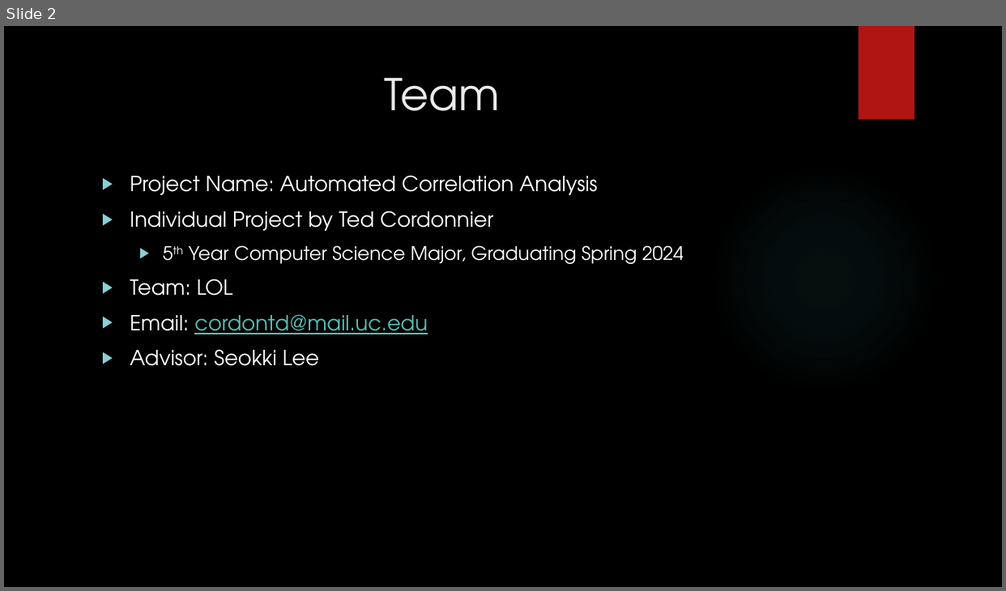
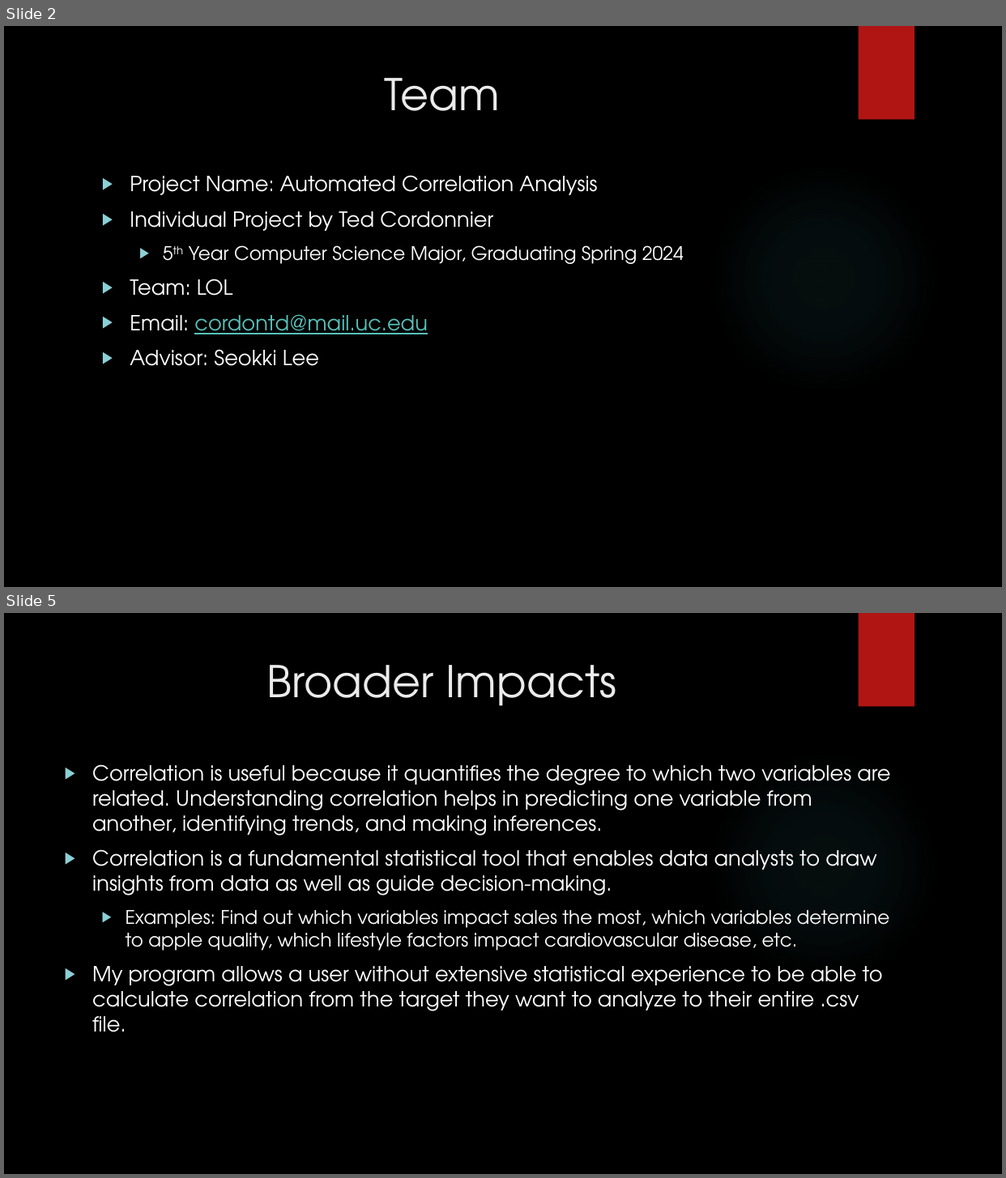
Before and after one commit to tedcordonnier/SeniorDesign, a slide deck: Spring_Presentation.pptx. Shown one above the other, each under a label of ours: slide 2 before the commit, slides 2 and 5 after it; the slides between them are not shown. The pictures are 1006x591 and 1006x1178 pixels, drawn with LibreOffice and Linux fonts; fonts in the diff are those of the drawing; background and template pictures are left out. Boxes give left, top, right and bottom in pixels: in the first picture for what was removed or moved away, otherwise in the second. Text is boxed around its words. In the diff, an @@ line names an element or a change of style, - is before the commit and + after.

```diff
--- a/Spring_Presentation.pptx
+++ b/Spring_Presentation.pptx
@@ slide 5 added at (4,613,1002,1174), background picture (left out); not listed: 2 template elements that a slide beside it also shows @@
@@ title added at (266,665,616,706), 42 pt, text #EBEBEB @@
+Broader Impacts
@@ text added at (92,764,890,1033), 20 pt, text #FFFFFF @@
+▶ Correlation is useful because it quantifies the degree to which two variables are related. Understanding correlation helps in predicting one variable from another, identifying trends, and making inferences.
+▶ Correlation is a fundamental statistical tool that enables data analysts to draw insights from data as well as guide decision-making.
+  ▶ Examples: Find out which variables impact sales the most, which variables determine to apple quality, which lifestyle factors impact cardiovascular disease, etc.
+▶ My program allows a user without extensive statistical experience to be able to calculate correlation from the target they want to analyze to their entire .csv file.
```
Also in this commit, not shown: 2 slides changed, 6 other slides added, 8 slides removed, 18 other files.
